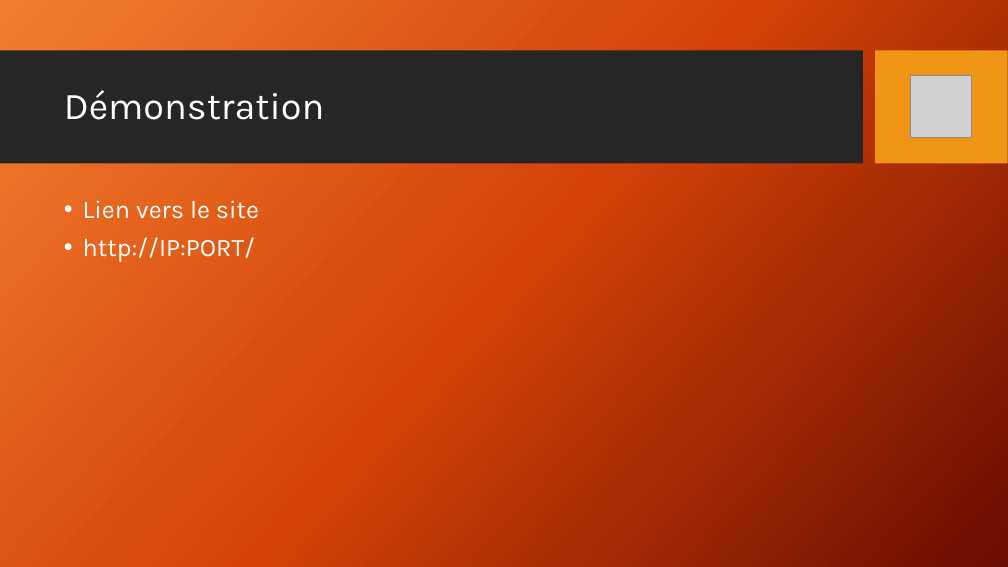
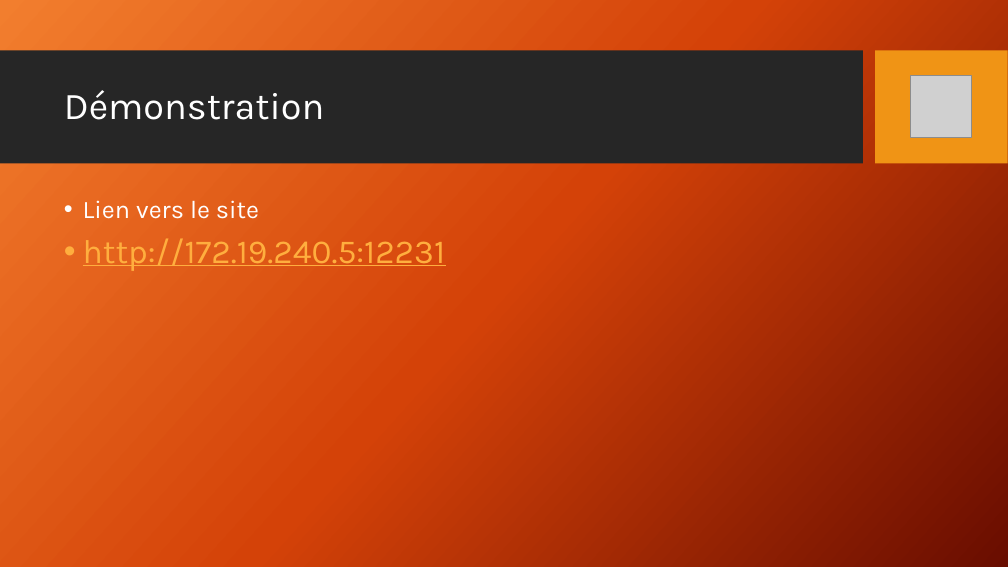
Before and after one commit to cedricbannelier/Projet1, a slide deck: slide 6 of DossierPresentation/Présentation.pptx. Drawn at 1008x567 pixels with LibreOffice and Linux fonts; fonts in the diff are those of the drawing; grey boxes stand for pictures; background and template pictures are left out. Boxes give left, top, right and bottom in pixels: in the first picture for what was removed or moved away, otherwise in the second. Text is boxed around its words. In the diff, an @@ line names an element or a change of style, - is before the commit and + after.

```diff
--- a/DossierPresentation/Présentation.pptx
+++ b/DossierPresentation/Présentation.pptx
@@ text at (83,238,445,271): text changed; size 24 to 32 pt; text colour #FFFFFF to #FFAE3E @@
-• http://IP:PORT/
+• http://172.19.240.5:12231
```
Also in this commit, not shown: 2 other slides changed, 1 other file.
